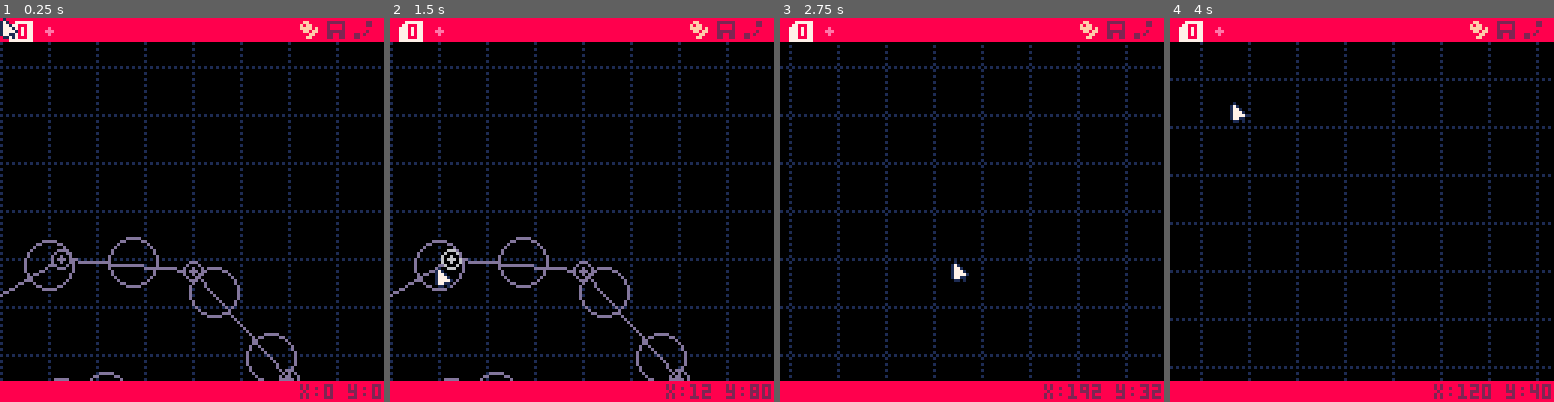
Above: before the commit, frames 1-4 (left to right).
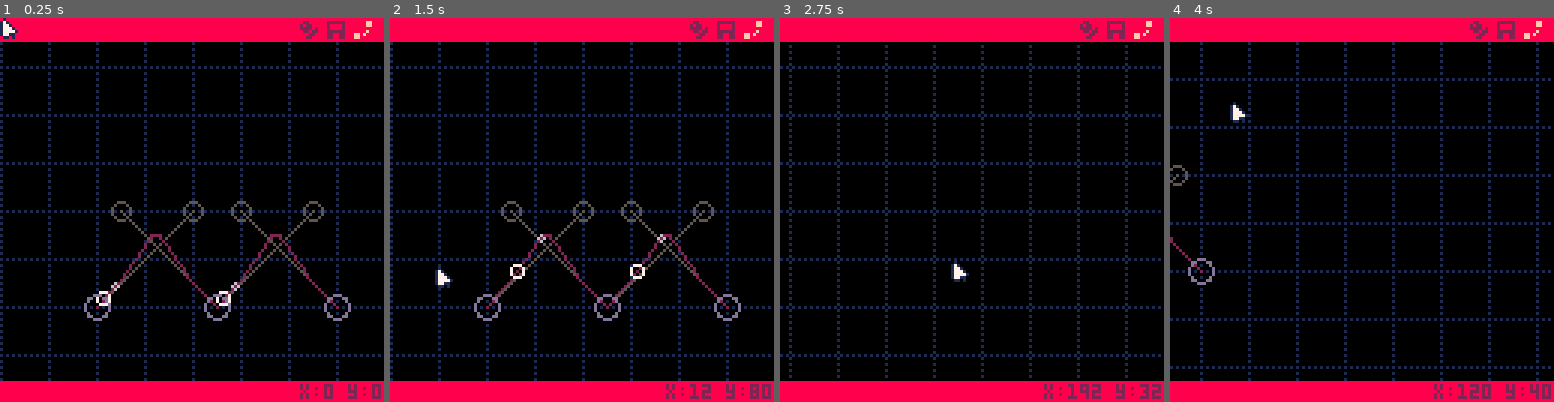
Above: after the commit, the same moments.

Repository: LouieChapm/Super3dPinball
Game: PICO-8 cartridge pinball_editor.p8
Same seed, same stepped clock (60 frames per second), same inputs: the game is played once before the commit and once after it.
Inputs (mouse positions are in pixels of both pictures, inside the frame that each line leads up to):
- Up to frame 1 (0.25 s): no input
- Up to frame 2 (1.5 s): click (670, 121) at 0.67 s; click (436, 267) at 1.22 s
- Up to frame 3 (2.75 s): hold Right 1.6-2.1 s; click (887, 114) at 1.77 s; hold Up 2.15-2.42 s; click (952, 259) at 2.32 s; hold Right from 2.47 s (still down)
- Up to frame 4 (4 s): click (1404, 106) at 2.87 s; release Right at 3.03 s; hold Left 3.08-3.58 s; click (1465, 256) at 3.42 s; hold Down 3.63-3.97 s; click (1231, 102) at 3.97 s

The runs differ from the first frame. In frame 1, 4.4% of the frame differs, in the area x 0-97%, y 0-95%; in frame 2, 4.4%; in frame 3, 0.5%; in frame 4, 0.8%.

Commit message:
Linear Movement on Splines

Diff:
--- a/pinball_editor.p8
+++ b/pinball_editor.p8
@@ -48,6 +48,8 @@
 	CURSOR_IN_UI = false
 
 	NEW_POINT_PREVIEW = {}
+
+	goto_splines()
 end
 
 
@@ -868,11 +870,30 @@
 ---------------------------------------------------- SPLINES
 
 function goto_splines()
+	current_mode="spline edit"
+	current_mode_index = 3
+
 	SPLINES = {}
-	add(SPLINES,new_spline(64,64,10,10,80,80,10,10))
-end
-
-function new_spline(x1,y1,ox1,oy1,x2,y2,ox2,oy2)
+
+	local data = split("32,96,32,-32,72,96,-32,-32|72,96,32,-32,112,96,-32,-32","|")
+	for i=1,#data do
+		local x1,y1,ox1,oy1,x2,y2,ox2,oy2 = unpack(split(data[i]))
+		add(SPLINES,new_spline(x1,y1,ox1,oy1,x2,y2,ox2,oy2, i>1 and SPLINES[i-1]))
+	end
+
+	-- add(SPLINES,new_spline(32,96,32,-32,48,96,-32,-32))
+
+end
+
+
+--[[
+
+	creates new spline object
+	-- x/y and ox/oy
+	-- x/y and the point origins , and ox/oy are the handle offsets
+
+]]
+function new_spline(x1,y1,ox1,oy1,x2,y2,ox2,oy2,previous)
 	local spline = {}
 
 	spline.x1, spline.y1 = x1,y1
@@ -881,10 +902,76 @@
 	spline.ox1, spline.oy1 = ox1,oy1
 	spline.ox2, spline.oy2 = ox2,oy2
 
-	spline.hover = -1		-- -1 for none , index for active
+	spline.hover = -1					-- -1 for none , index for active
 	spline.drag = -1
 
+	spline_get_length(spline,8) -- maybe ? used for normalising speed along spline
+
+	spline.dist_to_t = dist_to_t		-- distance to t value function
+
+	if previous then 					--
+		spline.prev = previous
+		spline.prev.next = spline
+	end
+
 	return spline
+end
+
+--[[
+
+	converts a distance to a t value along the length of a spline
+	fairly inperformant , but there's definitely optimisations
+
+]]
+function dist_to_t(spline, dist)
+    if(dist < 0) return 0 -- negative distance just means 0
+
+    local LUT = spline.lengths
+
+    local n = #LUT -- sample count
+    local arc_length = LUT[n] -- total arc length
+
+    for i = 1, n do -- iterate through the list to find which segment our distance lies between
+        if dist >= LUT[i - 1] and dist < LUT[i] then
+			-- linearly interpolate between i and i+1 by the ratio of the distance within the segment
+            return (i - 1 + (dist - LUT[i - 1]) / (LUT[i] - LUT[i - 1])) / n
+        end
+    end
+
+    return 1 -- distance is greater than or equal to the length of the arc
+end
+
+
+--[[
+
+	WARNING : only approximate length
+
+	split the spline into (steps) num of segments
+	gives spline "s" a LUT of lengths
+
+	lengths is a LUT of the cumulative length of each segment totaling to length
+
+]]
+function spline_get_length(s, steps)
+	local length = 0
+	s.lengths = {[0]=0}								-- init table variables
+
+	local x1,x2,x3,x4 = s.x1, s.x1 + s.ox1, s.x2 + s.ox2, s.x2	-- there has to be a better way to do this ??
+	local y1,y2,y3,y4 = s.y1, s.y1 + s.oy1, s.y2 + s.oy2, s.y2
+
+	for i=0,steps do 												-- iterate through lerp
+		local t = i / steps
+
+		local x,y = bezier(x1,x2,x3,x4, t), bezier(y1,y2,y3,y4, t)
+
+		-- ignore first point
+		if i > 0 then
+			length += sqrt((x-old_x)^2+(y-old_y)^2)					-- calculate distance of segment
+			add(s.lengths,length)									-- add current length to lengths LUT
+		end
+
+		old_x,old_y = x,y
+	end
 end
 
 function update_ui_splines()
@@ -939,41 +1026,41 @@
 	local x1,x2,x3,x4 = s.x1, s.x1 + s.ox1, s.x2 + s.ox2, s.x2
 	local y1,y2,y3,y4 = s.y1, s.y1 + s.oy1, s.y2 + s.oy2, s.y2
 
-	local x1,y1=s.x1,s.y1
-	for i=0, steps do
-		local t = i*(1/steps)
-
-		local x2,y2 = bezier(x1,x2,x3,x4, t),bezier(y1,y2,y3,y4, t)
-		line(x1,y1,x2,y2, 2)
-
-		x1,y1 = x2,y2
-	end
+	for i = 0, steps do
+		local t = i / steps
+
+		local x = bezier(x1, x2, x3, x4, t)
+		local y = bezier(y1, y2, y3, y4, t)
+
+		if i > 0 then
+			line(seg_x, seg_y, x, y, 2)
+		end
+
+		seg_x, seg_y = x, y
+	end
+
+	-- draw line to connect the next spline
+	if s.next then
+		line(s.x2, s.y2, s.next.x1, s.next.y1, 1)
+	end
+
 	--[[
-	for i=0,1-(1/steps), 1/steps do
-
-		local t = i
-		local x1 = bezier(x1,x2,x3,x4, t)
-		local y1 = bezier(y1,y2,y3,y4, t)
-
-		msg ..= x1 .."|"
-
-		local t = i + 1/steps
-		local x2 = bezier(x1,x2,x3,x4, t)
-		local y2 = bezier(y1,y2,y3,y4, t)
-
-		line(x1,y1, x2, y2, 2)
-
-		msg ..= x2 .. " "
+	for seg in all(s.lengths) do
+		local t = s:dist_to_t(seg)
+		circ(bezier(x1,x2,x3,x4,t),bezier(y1,y2,y3,y4,t),1,14)
 	end
 	]]--
 
-	debug(msg)
-
-	local x1,x2,x3,x4 = s.x1, s.x1 + s.ox1, s.x2 + s.ox2, s.x2
-	local y1,y2,y3,y4 = s.y1, s.y1 + s.oy1, s.y2 + s.oy2, s.y2
+	do
+		local factor = 10
+
+		-- dist to t
+		local t = s:dist_to_t((time() * factor)%s.lengths[#s.lengths])
+		circ(bezier(x1,x2,x3,x4,t),bezier(y1,y2,y3,y4,t),2,7)
+	end
 
 	local t = (time()*.25)%1
-	circ(bezier(x1,x2,x3,x4,t),bezier(y1,y2,y3,y4,t),2,7)
+	circ(bezier(x1,x2,x3,x4,t),bezier(y1,y2,y3,y4,t),1,6)
 
 	-- tolbar circles
 	circ(s.x1 + s.ox1, s.y1 + s.oy1, rad, s.hover==2 and hover_col or c2)
@@ -987,6 +1074,21 @@
 function bezier(p0,p1,p2,p3, t)
 	return (1-t)*((1-t)*((1-t)*p0+t*p1)+t*((1-t)*p1+t*p2)) + t*((1-t)*((1-t)*p1+t*p2)+t*((1-t)*p2+t*p3))
 end
+
+---------------------------------------------------- LOOKUP TABLES
+
+function new_LUT(_table)
+	local LUT=_table
+
+	return LUT
+end
+
+function LUT_get(_lut, _value)
+	for value in all(_lut) do
+
+	end
+end
+
 
 ---------------------------------------------------- ELSE
 function draw_checkerboard(_col)
@@ -1085,8 +1187,8 @@
 -- debug
 
 function debug(_msg, _time)
+	DEBUGTIME = _time or 90
 	DEBUG = tostr(_msg)
-	DEBUGTIME = _time or 90
 end
 
 
Not shown, changed: Super3dPinball.aseprite
